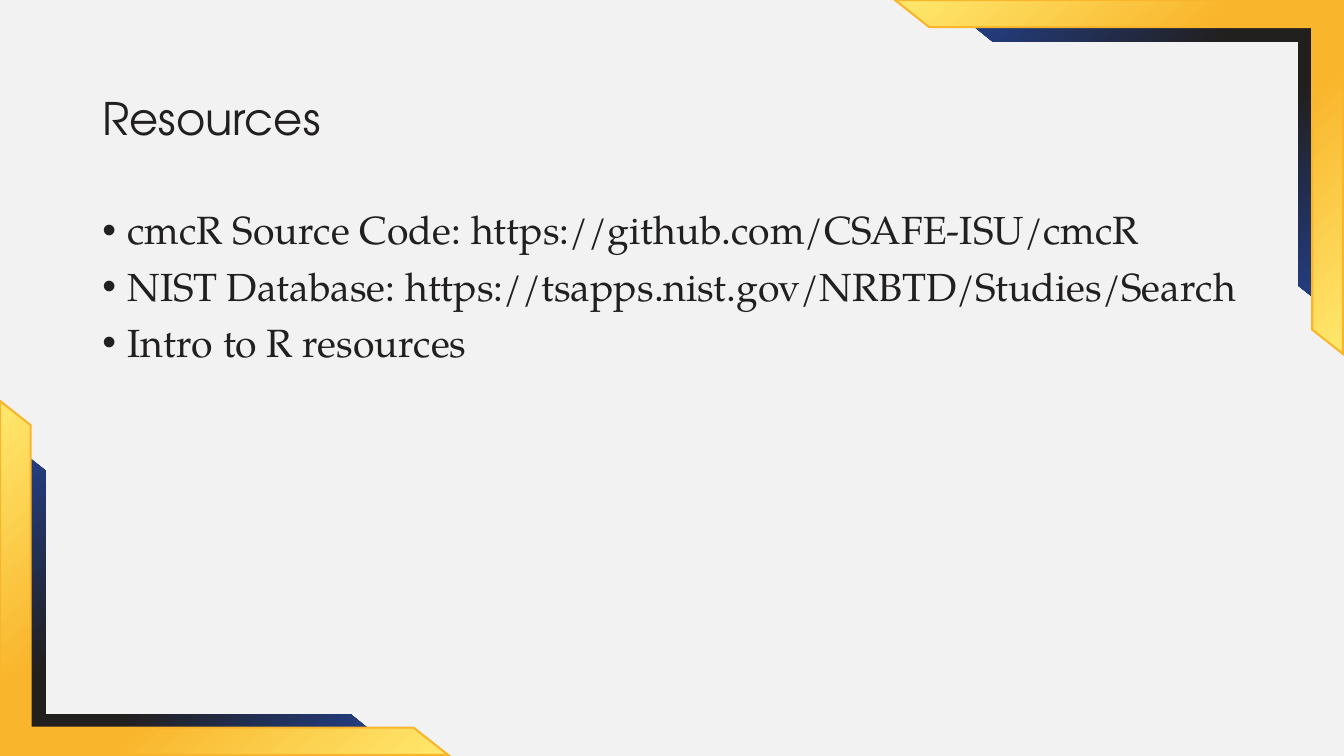
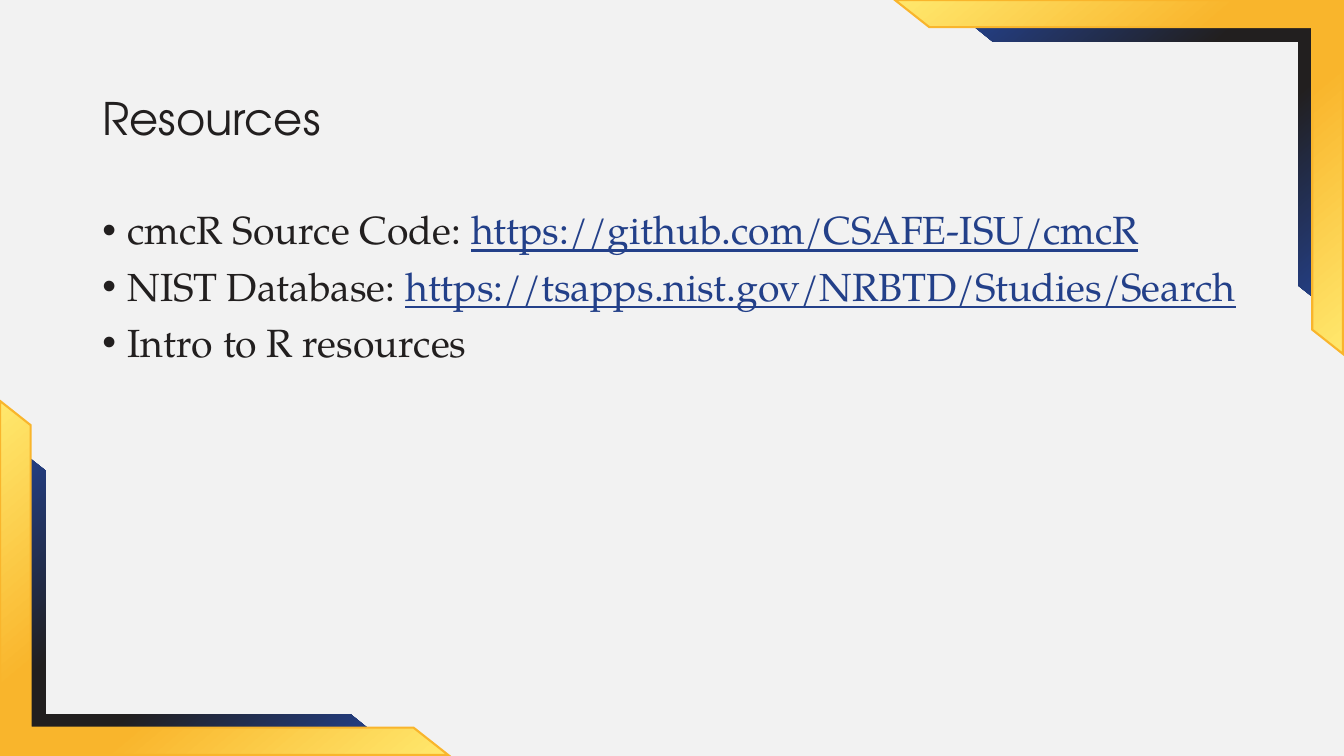
Before and after one commit to jzemmels/aafs22_slides, a slide deck: slide 11 of slides/AAFS 2022 Presenter PP Theme 1.pptx. Drawn at 1344x756 pixels with LibreOffice and Linux fonts; fonts in the diff are those of the drawing; background and template pictures are left out. Boxes give left, top, right and bottom in pixels: in the first picture for what was removed or moved away, otherwise in the second. Text is boxed around its words. In the diff, an @@ line names an element or a change of style, - is before the commit and + after.

```diff
--- a/slides/AAFS 2022 Presenter PP Theme 1.pptx
+++ b/slides/AAFS 2022 Presenter PP Theme 1.pptx
@@ text at [128,215,1236,312]: text colour #221F1F to #234089, underline on in "https://github.com/CSAFE-ISU/cmcR", "https://tsapps.nist.gov/NRBTD/Studies/Search" @@
```
Also in this commit, not shown: 5 other slides changed, 2 slides added, 2 slides removed.
